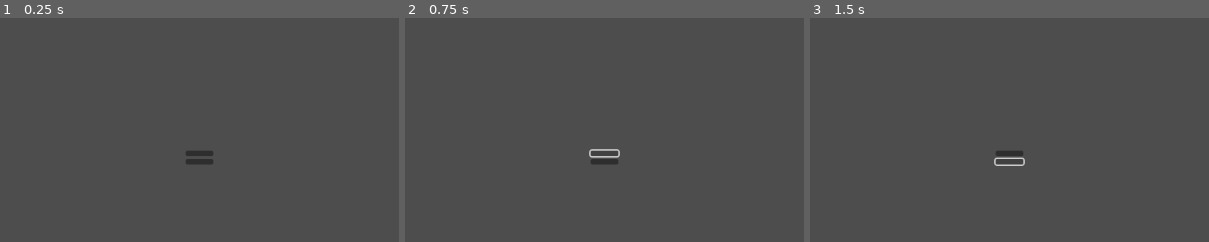
Above: before the commit, frames 1-3 (left to right).
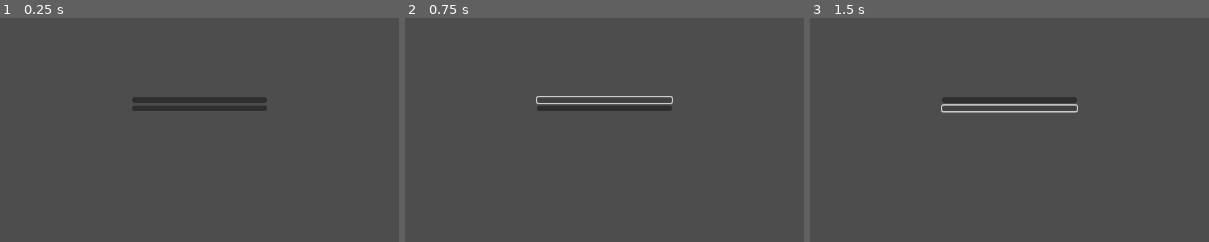
Above: after the commit, the same moments.

Repository: 6thAce/NorthernLights
Game: Godot game, scene res://Touch_Control.tscn
Same seed, same stepped clock (60 frames per second), same inputs: the game is played once before the commit and once after it. This scene is started directly instead of the project's main scene.
Inputs (mouse positions are % of the whole screen's width and height, from its top left; square brackets give the same spot before the commit, where the layout moved):
- Up to frame 1 (0.25 s): no input
- Up to frame 2 (0.75 s): click (50, 36) [50, 48] at 0.5 s
- Up to frame 3 (1.5 s): click (50, 38) [50, 49] at 1.25 s
The pictures show only the part of the screen within x 25-75%, y 17-67%; the shares and areas given below are measured in that part.

The runs differ from the first frame. In frame 1, 1.9% of the frame differs, in the area x 33-67%, y 35-66%; in frame 2, 1.4%; in frame 3, 1.8%.

Commit message:
Update Touch_Control.tscn

Diff:
--- a/Touch_Control.tscn
+++ b/Touch_Control.tscn
@@ -8,10 +8,10 @@
 anchor_top = 0.5
 anchor_right = 0.5
 anchor_bottom = 0.5
-offset_left = -20.0
-offset_top = -20.0
-offset_right = 20.0
-offset_bottom = 20.0
+offset_left = -97.0
+offset_top = -97.0
+offset_right = 97.0
+offset_bottom = 97.0
 grow_horizontal = 2
 grow_vertical = 2
 
